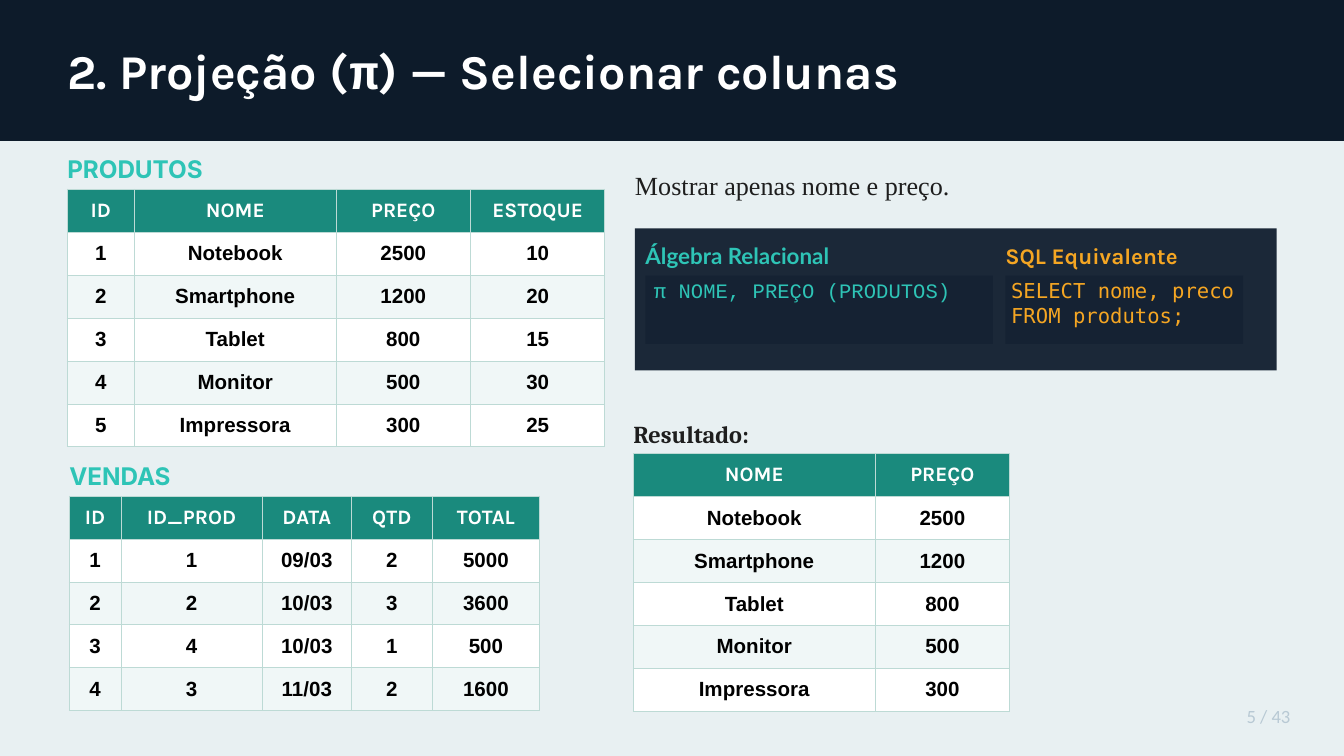
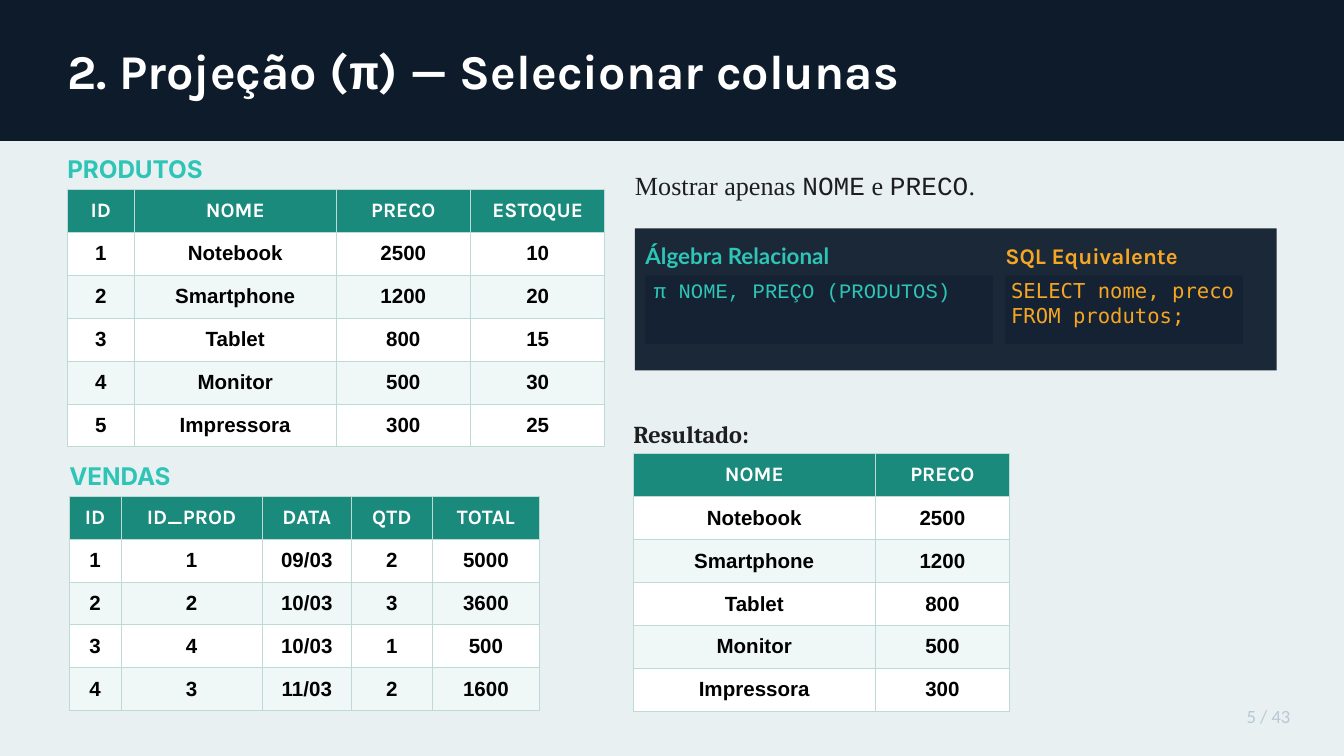
Before and after one commit to patrickaraujo/disc_BD, a slide deck: slide 5 of ARQ09/Bloco1/Algebra_Relacional_Teoria_e_Exercicios_v2.odp. Drawn at 1344x756 pixels with LibreOffice and Linux fonts; fonts in the diff are those of the drawing. Boxes give left, top, right and bottom in pixels: in the first picture for what was removed or moved away, otherwise in the second. Text is boxed around its words. In the diff, an @@ line names an element or a change of style, - is before the commit and + after.

```diff
--- a/ARQ09/Bloco1/Algebra_Relacional_Teoria_e_Exercicios_v2.odp
+++ b/ARQ09/Bloco1/Algebra_Relacional_Teoria_e_Exercicios_v2.odp
@@ text at bbox=[635, 177, 975, 201]: text changed @@
-Mostrar apenas nome e preço.
+Mostrar apenas NOME e PRECO.
@@ table at bbox=[67, 190, 605, 448] @@
-row 1, column 3: PREÇO
+row 1, column 3: PRECO
@@ table at bbox=[633, 453, 1009, 711] @@
-row 1, column 2: PREÇO
+row 1, column 2: PRECO
```
Also in this commit, not shown: 11 other slides changed, 1 other file.
